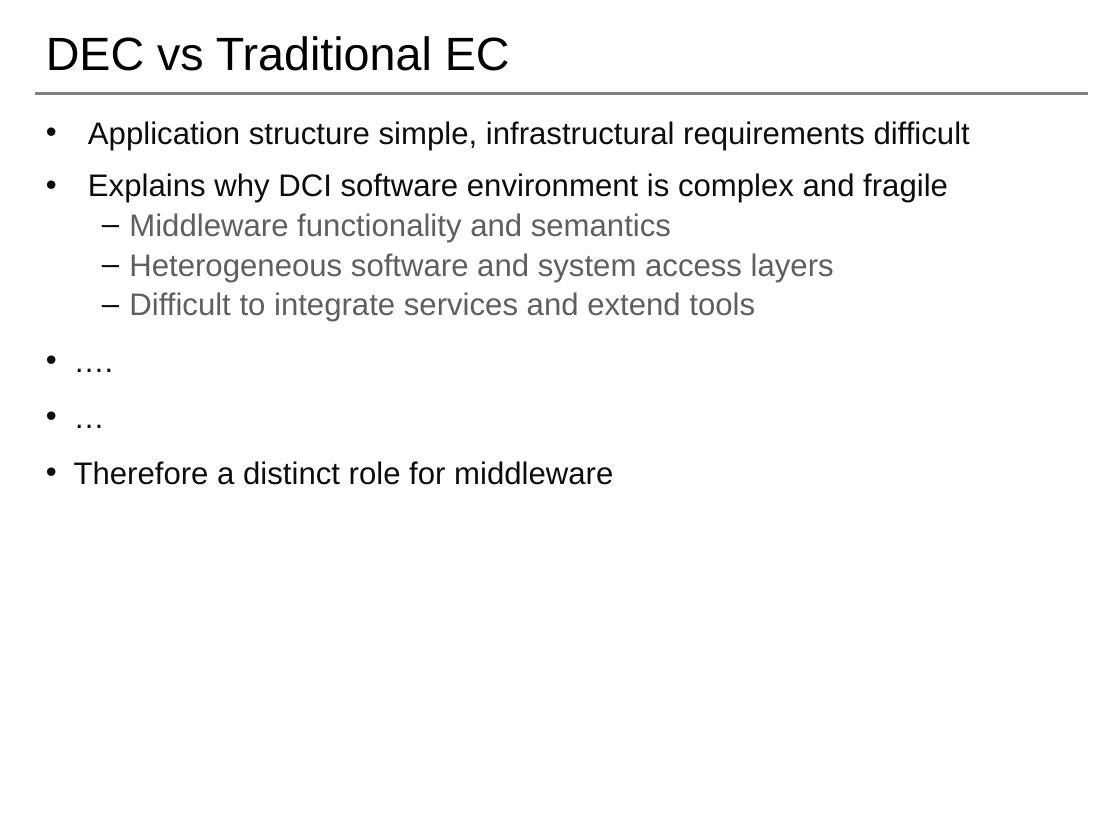
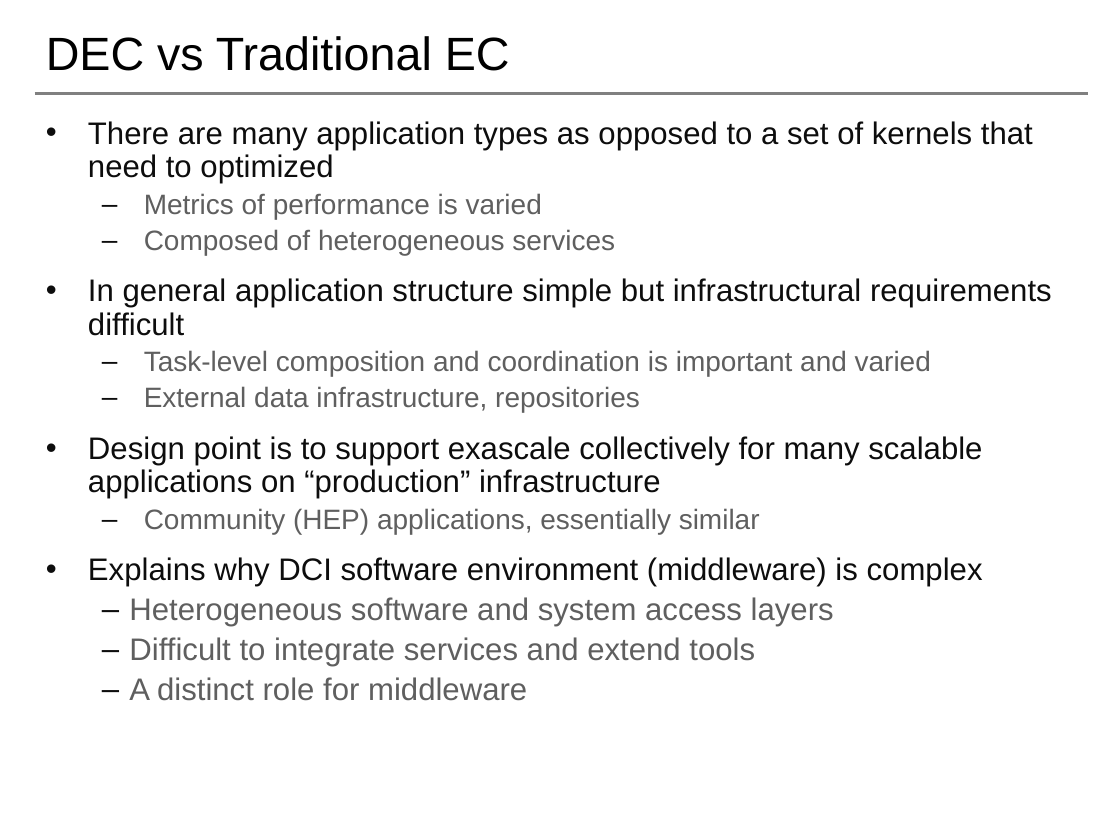
Before and after one commit to saga-project/NGMW, a slide deck: slide 6 of presentations/radical-modsim.pptx (slide 4 before the commit). Drawn at 1120x840 pixels with LibreOffice and Linux fonts; fonts in the diff are those of the drawing; background and template pictures are left out. Boxes give left, top, right and bottom in pixels: in the first picture for what was removed or moved away, otherwise in the second. Text is boxed around its words. In the diff, an @@ line names an element or a change of style, - is before the commit and + after.

```diff
--- a/presentations/radical-modsim.pptx
+++ b/presentations/radical-modsim.pptx
@@ text at [88, 121, 1052, 587]: text changed @@
-• Application structure simple, infrastructural requirements difficult
-• Explains why DCI software environment is complex and fragile
-  – Middleware functionality and semantics
+• There are many application types as opposed to a set of kernels that need to optimized
+  – Metrics of performance is varied
+  – Composed of heterogeneous services
+• In general application structure simple but infrastructural requirements difficult
+  – Task-level composition and coordination is important and varied
+  – External data infrastructure, repositories
+• Design point is to support exascale collectively for many scalable applications on “production” infrastructure
+  – Community (HEP) applications, essentially similar
+• Explains why DCI software environment (middleware) is complex
@@ text at [129, 677, 527, 701]: text changed; text colour #0D0D0D to #5F5F5F @@
-• ….
-• …
-• Therefore a distinct role for middleware
+  – A distinct role for middleware
```
Also in this commit, not shown: 6 other slides changed.
